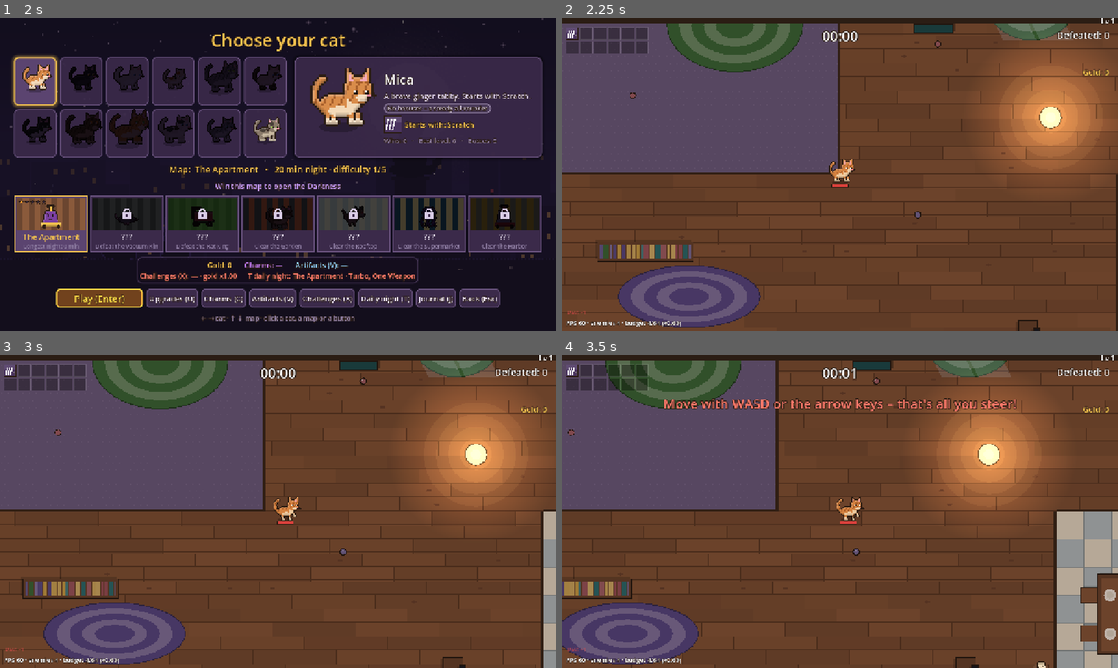
Above: before the commit, frames 1-4 (two rows, left to right).
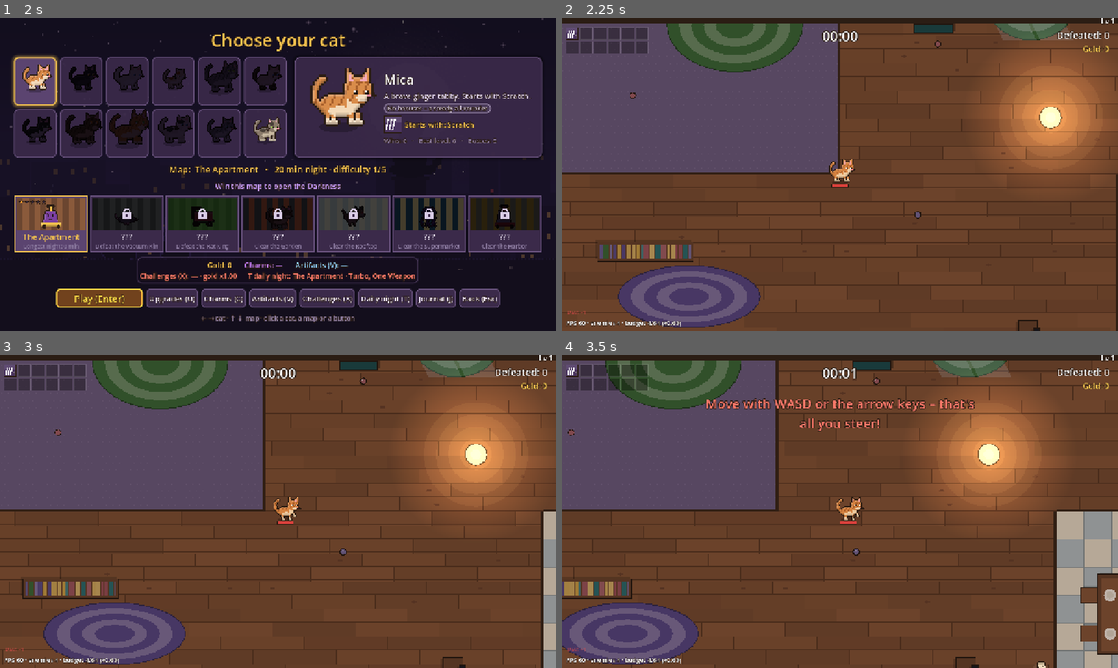
Above: after the commit, the same moments.

Repository: johnniccon01/cat-survivors
Game: Godot game, scene res://scenes/main_menu.tscn
Same seed, same stepped clock (60 frames per second), same inputs: the game is played once before the commit and once after it.
Inputs (mouse positions are in pixels of both pictures, inside the frame that each line leads up to):
- Up to frame 1 (2 s): click "Play" at 0.5 s; click "Play" at 1.25 s
- Up to frame 2 (2.25 s): click "Play (Enter)" at 2 s
- Up to frame 3 (3 s): tap Enter (ui_accept) at 2.75 s; move the mouse to (400, 495) at 2.77 s; hold D (move_right) from 2.78 s (still down); hold X (challenges) from 2.78 s (still down); click (400, 495) at 2.92 s
- Up to frame 4 (3.5 s): keep holding D (move_right); keep holding X (challenges); tap U (shop) at 3.02, 3.32 s; tap C (charms) at 3.05 s

Frame 1 is identical in both runs. In frame 2, 0.1% of the frame differs, in the area x 93-99%, y 8-19%; in frame 3, 0.1%; in frame 4, 1.7%, in the area x 18-99%, y 8-25%.

Commit message:
Playtest feedback: pause log and weapons, harder Last Walk
- Pause screen lists weapons (level, description, branch, passives) and
  the current quest plus the last 15 banner messages
- Banners stay up longer for long texts and wrap
- Right HUD column stacks quest, gold and blessings so they never overlap
- Branch offers name the branches that close
- Last Walk: farther goal, slower and frailer old cat
- Robo-Mouse blast bigger and orange; only the bell weapon draws a bell

Co-Authored-By: Claude Opus 5.5 <noreply@anthropic.com>

Diff:
--- a/data/chains.json
+++ b/data/chains.json
@@ -1068,11 +1068,11 @@
         "type": "escort",
         "cat": "OLD_CAT",
         "deliver_to": [
-          600,
-          800
-        ],
-        "slow": 0.6,
-        "hp": 80,
+          1100,
+          1400
+        ],
+        "slow": 0.45,
+        "hp": 40,
         "look_to": "chimney"
       }
     ]
--- a/locale/translations.csv
+++ b/locale/translations.csv
@@ -567,7 +567,7 @@
 TAG_BRANCH,BRANCH,VETVA,VĚTEV
 TAG_BRANCH_2,BRANCH II,VETVA II,VĚTEV II
 BRANCH_TITLE,%s: %s,%s: %s,%s: %s
-BRANCH_CHOOSE,Pick one: the other branches of this weapon close.,Vyber si jednu – ostatné vetvy tejto zbrane sa zavrú.,Vyber si jednu – ostatní větve této zbraně se zavřou.
+BRANCH_CHOOSE,"Pick one – these close for this weapon: %s","Vyber si jednu – pre túto zbraň sa zavrú: %s","Vyber si jednu – pro tuto zbraň se zavřou: %s"
 BRANCH_RANK2,Stronger: %s,Silnejšie: %s,Silnější: %s
 BESTIARY_BRANCHES,Branches: %s,Vetvy: %s,Větve: %s
 BRANCH_FLAME_CLAWS_NAME,Flame Claws,Ohnivé pazúry,Ohnivé drápy
@@ -1377,6 +1377,9 @@
 ACH_DAILY_7_NAME,Regular,Štamgast,Štamgast
 ACH_DAILY_7_DESC,Win 7 daily nights,Vyhraj 7 denných nocí,Vyhraj 7 denních nocí
 PAUSE_STORIES,This map's stories: %s,Príbehy tejto mapy: %s,Příběhy této mapy: %s
+PAUSE_WEAPONS,Your weapons,Tvoje zbrane,Tvoje zbraně
+PAUSE_LOG,Quest and messages,Úloha a správy,Úkol a zprávy
+PAUSE_LOG_EMPTY,Nothing yet.,Zatiaľ nič.,Zatím nic.
 SELECT_BTN_DAILY,Daily night,Denná noc,Denní noc
 ENDLESS_MINUTE,Endless night: +%d min (record %d min) · +%d gold so far,Nekonečná noc: +%d min (rekord %d min) · zatiaľ +%d zlata,Nekonečná noc: +%d min (rekord %d min) · zatím +%d zlata
 POWERUP_WEAPON_SLOT_NAME,Weapon Slot,Slot na zbraň,Slot na zbraň
--- a/scripts/progression/upgrades.gd
+++ b/scripts/progression/upgrades.gd
@@ -118,7 +118,7 @@
 		if weapon.branch == "":
 			if weapon.level >= BRANCH_FROM or evolved:
 				for b: String in branches:
-					pool.append({"kind": "branch", "id": weapon.id, "branch": b, "level": 1, "weight": 45})
+					pool.append({"kind": "branch", "id": weapon.id, "base": weapon.base_id(), "branch": b, "level": 1, "weight": 45})
 		elif weapon.branch_rank == 1 and (weapon.level >= BRANCH_RANK2_FROM or evolved):
 			pool.append({"kind": "branch", "id": weapon.id, "branch": weapon.branch, "level": 2, "weight": 60})
 
@@ -231,7 +231,14 @@
 	var kind: String = offer["kind"]
 	if kind == "branch":
 		var desc := _t("BRANCH_%s_DESC" % offer["branch"])
-		return _t("BRANCH_RANK2") % desc if offer["level"] == 2 else "%s\n%s" % [desc, _t("BRANCH_CHOOSE")]
+		if offer["level"] == 2:
+			return _t("BRANCH_RANK2") % desc
+		# Name the branches that close, so the pick is clear.
+		var others: Array[String] = []
+		for b: String in GameData.branches.get(offer.get("base", offer["id"]), {}):
+			if b != offer["branch"]:
+				others.append(_t("BRANCH_%s_NAME" % b))
+		return "%s\n%s" % [desc, _t("BRANCH_CHOOSE") % ", ".join(others)]
 	if kind == "heal":
 		return _t("HEAL_DESC") % HEAL_AMOUNT
 	if kind == "passive" or offer["level"] == 1:
--- a/scripts/ui/hud.gd
+++ b/scripts/ui/hud.gd
@@ -27,6 +27,11 @@
 var _pause_sound: Label
 var _pause_numbers: Label
 var _pause_shake: Label
+var _pause_weapons: RichTextLabel
+var _pause_log: RichTextLabel
+## Recent banner texts (quest lines, shrines...), newest first.
+var _log: Array[String] = []
+const LOG_SIZE := 15
 var _hurt_flash: ColorRect
 var _over_overlay: Control
 var _over_stats: Label
@@ -75,18 +80,29 @@
 	_kills_label.offset_right = -20
 	add_child(_kills_label)
 
+	# Right column under the kills: quest, gold, blessings stacked so long
+	# quest texts push the rest down instead of covering it.
+	var column := VBoxContainer.new()
+	column.set_anchors_and_offsets_preset(Control.PRESET_TOP_RIGHT)
+	column.offset_top = 58
+	column.offset_right = -20
+	column.offset_left = -400
+	column.grow_horizontal = Control.GROW_DIRECTION_BEGIN
+	column.mouse_filter = Control.MOUSE_FILTER_IGNORE
+	column.add_theme_constant_override("separation", 2)
+	add_child(column)
+	_quest_title = _label(20, HORIZONTAL_ALIGNMENT_RIGHT)
+	_quest_title.label_settings.font_color = Color("f2c14e")
+	_quest_text = _label(16, HORIZONTAL_ALIGNMENT_RIGHT)
 	_gold_label = _label(18, HORIZONTAL_ALIGNMENT_RIGHT)
-	_gold_label.set_anchors_and_offsets_preset(Control.PRESET_TOP_WIDE)
-	_gold_label.offset_top = 112
-	_gold_label.offset_right = -20
 	_gold_label.label_settings.font_color = Color("f2c14e")
-	add_child(_gold_label)
 	# Shrine blessings still running, with the seconds left.
 	_bless_label = _label(16, HORIZONTAL_ALIGNMENT_RIGHT)
-	_bless_label.set_anchors_and_offsets_preset(Control.PRESET_TOP_WIDE)
-	_bless_label.offset_top = 136
-	_bless_label.offset_right = -20
-	add_child(_bless_label)
+	for line: Label in [_quest_title, _quest_text, _gold_label, _bless_label]:
+		line.autowrap_mode = TextServer.AUTOWRAP_WORD_SMART
+		line.mouse_filter = Control.MOUSE_FILTER_IGNORE
+		line.visible = false
+		column.add_child(line)
 
 	_inventory = InventoryBar.new()
 	add_child(_inventory)
@@ -123,8 +139,10 @@
 	_pause_stories = _label(17, HORIZONTAL_ALIGNMENT_CENTER)
 	_pause_stories.label_settings.font_color = UiStyle.GOLD
 	_pause_stories.autowrap_mode = TextServer.AUTOWRAP_WORD_SMART
-	_pause_stories.custom_minimum_size = Vector2(900, 0)
+	_pause_stories.custom_minimum_size = Vector2(600, 0)
 	pause_box.add_child(_pause_stories)
+	_pause_weapons = _pause_side("PAUSE_WEAPONS", true)
+	_pause_log = _pause_side("PAUSE_LOG", false)
 
 	settings = SettingsPanel.new()
 	add_child(settings)
@@ -162,21 +180,13 @@
 	_banner = _label(30, HORIZONTAL_ALIGNMENT_CENTER)
 	_banner.set_anchors_and_offsets_preset(Control.PRESET_TOP_WIDE)
 	_banner.offset_top = 90
+	_banner.offset_left = 320
+	_banner.offset_right = -320
+	_banner.autowrap_mode = TextServer.AUTOWRAP_WORD_SMART
 	_banner.label_settings.font_color = Color("ff7a6b")
 	_banner.visible = false
 	add_child(_banner)
 
-	_quest_title = _label(20, HORIZONTAL_ALIGNMENT_RIGHT)
-	_quest_title.set_anchors_and_offsets_preset(Control.PRESET_TOP_WIDE)
-	_quest_title.offset_top = 58
-	_quest_title.offset_right = -20
-	_quest_title.label_settings.font_color = Color("f2c14e")
-	add_child(_quest_title)
-	_quest_text = _label(16, HORIZONTAL_ALIGNMENT_RIGHT)
-	_quest_text.set_anchors_and_offsets_preset(Control.PRESET_TOP_WIDE)
-	_quest_text.offset_top = 84
-	_quest_text.offset_right = -20
-	add_child(_quest_text)
 	_quest_arrow = QuestArrow.new()
 	add_child(_quest_arrow)
 	move_child(_quest_arrow, 0)
@@ -257,12 +267,14 @@
 ## Shows the active quest (or hides the tracker when `quest` is null).
 func update_quest(quest: Quest) -> void:
 	if quest == null:
-		_quest_title.text = ""
-		_quest_text.text = ""
+		_quest_title.visible = false
+		_quest_text.visible = false
 		_quest_arrow.target = null
 		return
 	_quest_title.text = quest.title()
 	_quest_text.text = quest.objective()
+	_quest_title.visible = _quest_title.text != ""
+	_quest_text.visible = _quest_text.text != ""
 	_quest_arrow.target = quest.target_position()
 
 
@@ -276,10 +288,15 @@
 
 
 ## Big warning text below the clock that fades out after `seconds`.
+## Long texts stay up longer, and every text goes to the pause log.
 func show_banner(text: String, seconds: float = 3.0) -> void:
 	_banner.text = text
-	_banner_time = seconds
+	_banner_time = maxf(seconds, 2.0 + text.length() * 0.06)
 	_banner.visible = true
+	if text != "" and (_log.is_empty() or _log[0] != text):
+		_log.push_front(text)
+		if _log.size() > LOG_SIZE:
+			_log.pop_back()
 
 
 ## Hides the end screens (and their summary lines) when the night goes on.
@@ -321,10 +338,12 @@
 			parts.append("%s %d s" % [tr(b["label"]), ceili(float(b["t"]))])
 		color = b["color"]
 	_bless_label.text = "  ·  ".join(parts)
+	_bless_label.visible = not parts.is_empty()
 	_bless_label.label_settings.font_color = color.lightened(0.3)
 
 
 func update_gold(amount: int, charms: int = 0) -> void:
+	_gold_label.visible = true
 	_gold_label.text = tr("HUD_GOLD") % amount
 	if charms > 0:
 		_gold_label.text += "  ·  " + tr("HUD_CHARMS") % charms
@@ -418,9 +437,66 @@
 	_pause_numbers.text = tr("PAUSE_NUMBERS") % tr("SOUND_ON" if Settings.damage_numbers else "SOUND_OFF")
 	_pause_shake.text = tr("PAUSE_SHAKE") % tr("SOUND_ON" if Settings.screen_shake else "SOUND_OFF")
 	_pause_stories.text = _stories_text()
+	if on:
+		_pause_weapons.text = _weapons_text()
+		var log_text := "\n\n".join(_log) if not _log.is_empty() else tr("PAUSE_LOG_EMPTY")
+		if _quest_title.visible:
+			# The quest running now on top, then what was said lately.
+			log_text = "[color=#%s]%s[/color]\n%s\n\n%s" % [UiStyle.GOLD.to_html(false), _quest_title.text, _quest_text.text, log_text]
+		_pause_log.text = log_text
 	_pause_overlay.visible = on
 	if on:
 		(_pause_overlay.get_node("Box").get_child(1) as Button).grab_focus.call_deferred()
+
+
+## The cat's weapons (level, branch, what they do) and passives, as BBCode.
+func _weapons_text() -> String:
+	var cat: Variant = get_parent().get("player")
+	if cat == null or not is_instance_valid(cat):
+		return ""
+	var gold := UiStyle.GOLD.to_html(false)
+	var muted := UiStyle.MUTED.to_html(false)
+	var parts: Array[String] = []
+	for w in (cat as Player).weapons.get_children():
+		if not w is Weapon:
+			continue
+		var line := "[color=#%s]%s[/color]  Lv %d" % [gold, Upgrades.item_name("weapon", w.id), w.level]
+		line += "\n" + tr("WEAPON_%s_DESC" % w.id)
+		if w.branch != "":
+			line += "\n[color=#%s]%s %d: %s[/color]" % [muted, tr("BRANCH_%s_NAME" % w.branch), w.branch_rank, tr("BRANCH_%s_DESC" % w.branch)]
+		parts.append(line)
+	var passives: Array[String] = []
+	for id: String in (cat as Player).passives:
+		passives.append("%s %d" % [Upgrades.item_name("passive", id), (cat as Player).passives[id]])
+	if not passives.is_empty():
+		parts.append("[color=#%s]%s[/color]" % [muted, ", ".join(passives)])
+	return "\n\n".join(parts)
+
+
+## A framed, scrollable text box at one side of the pause screen.
+func _pause_side(title_key: String, left: bool) -> RichTextLabel:
+	var panel := PanelContainer.new()
+	panel.add_theme_stylebox_override("panel", UiStyle.box(Color(UiStyle.BG, 0.9), UiStyle.BORDER))
+	panel.set_anchors_and_offsets_preset(Control.PRESET_LEFT_WIDE if left else Control.PRESET_RIGHT_WIDE)
+	panel.offset_top = 40
+	panel.offset_bottom = -40
+	if left:
+		panel.offset_left = 16
+		panel.offset_right = 316
+	else:
+		panel.offset_left = -316
+		panel.offset_right = -16
+	var box := VBoxContainer.new()
+	box.add_child(UiStyle.label(tr(title_key), 20, UiStyle.GOLD))
+	var text := RichTextLabel.new()
+	text.bbcode_enabled = true
+	text.scroll_active = true
+	text.size_flags_vertical = Control.SIZE_EXPAND_FILL
+	text.add_theme_font_size_override("normal_font_size", 15)
+	box.add_child(text)
+	panel.add_child(box)
+	_pause_overlay.add_child(panel)
+	return text
 
 
 ## "This map's stories: The Kibble Thief 1/4 · ..." for the pause screen.
--- a/scripts/weapons/bell.gd
+++ b/scripts/weapons/bell.gd
@@ -16,6 +16,7 @@
 	wave.expand_time = EXPAND_TIME
 	wave.damage = damage()
 	wave.knockback = stat("knockback", 2.0)
+	wave.bell = true
 	if data.get("thunder", false):
 		wave.color = Color("8fd3ff")
 	world.add_child(wave)
--- a/scripts/weapons/mouse_toy.gd
+++ b/scripts/weapons/mouse_toy.gd
@@ -23,5 +23,5 @@
 	mouse.lifetime = duration()
 	mouse.scale_k = area()
 	mouse.robo = data.get("robo", false)
-	mouse.blast_radius = 34.0 * area()
+	mouse.blast_radius = 52.0 * area()
 	world.add_child(mouse)
--- a/scripts/weapons/ring_wave.gd
+++ b/scripts/weapons/ring_wave.gd
@@ -10,6 +10,8 @@
 var damage := 15.0
 var knockback := 2.0
 var color := Color("f2c14e")
+## Draws the bell above the cat (only the bell weapon wants it).
+var bell := false
 
 var _age := 0.0
 var _radius := 0.0
@@ -45,7 +47,7 @@
 	Blit.ring(self, Vector2.ZERO, _radius + 6.0 * 0.5, 6.0, Color(color, 0.25 * a))
 	Blit.ring(self, Vector2.ZERO, _radius + 2.0 * 0.5, 2.0, Color(color, 0.9 * a))
 	Blit.ring(self, Vector2.ZERO, _radius * 0.8 + 1.0 * 0.5, 1.0, Color(1, 1, 1, 0.35 * a))
-	if _age < 0.2:
+	if bell and _age < 0.2:
 		# The bell itself, briefly, above the cat.
 		var b := Vector2(0, -20)
 		var bell := PackedVector2Array([b + Vector2(-4, 3), b + Vector2(-3, -3), b + Vector2(0, -5), b + Vector2(3, -3), b + Vector2(4, 3)])
--- a/scripts/weapons/toy_mouse.gd
+++ b/scripts/weapons/toy_mouse.gd
@@ -70,6 +70,7 @@
 	ring.expand_time = 0.2
 	ring.damage = 0.0
 	ring.knockback = 0.0
+	ring.color = Color("ff8a3d")
 	get_parent().add_child(ring)
 	Audio.play("pop", -10.0)
 
Binary file changed: locale/translations.cs.translation
Binary file changed: locale/translations.en.translation
Binary file changed: locale/translations.sk.translation
Not shown, changed: PLAN.md
